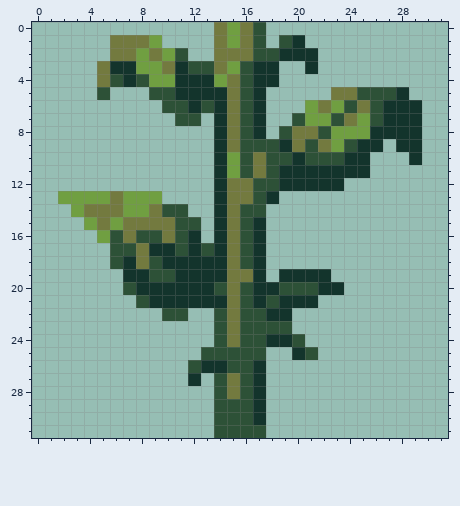
One commit to this pixel-art sprite: Medival_pack/textures/blocks/double_plant_sunflower_bottom.png. The picture above was drawn from the file before the commit.
The file is 32x32 pixels.
And afterwards:
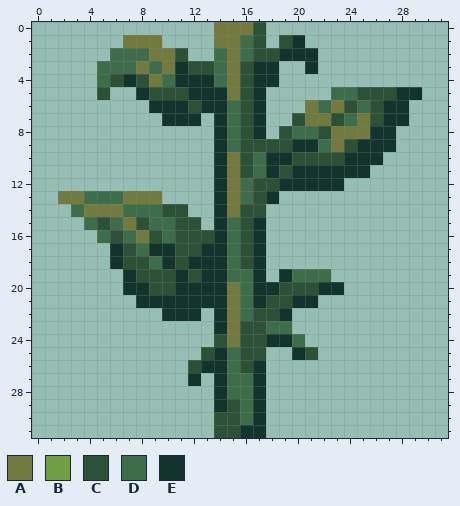
Palette (. is transparent): A #737a3f  B #709f41  C #2d5137  D #3d6d4a  E #13342c
From old to new:
@@ x 0..31 @@
- 0 ..............ABAC..............
- 1 ......AAAB....ABAC.CE...........
- 2 ......AABABC..AAACCEEE..........
- 3 .....AEEBBAECCABCEE..E..........
- 4 .....ACECBBEEEBACEE.............
- 5 .....C...CCEEEEACE.....AACCCE...
- 6 ..........CCECEACE...BABCACEEE..
- 7 ...........CC.EACE..CBBCABCEEE..
- 8 ..............EACE.CAACBBBEEEE..
- 9 ..............EACCCEACABCEE.EE..
-10 ..............EBCACCECCCEE...E..
-11 ..............EBCACEEEEEEE......
-12 ..............EAACCEEEEE........
-13 ..BBBBABBB....EAACE.............
-14 ...BAAABBACC..EACC..............
-15 ....BABAAAACC.EACE..............
-16 .....BCACCACE.EACE..............
-17 ......CCAEECECEACE..............
-18 ......CEACEEEEEACE..............
-19 .......EECCEEEEAAE.EEEE.........
-20 .......CEEEEEECACEECCCEE........
-21 ........CEEEEEEACECEEE..........
-22 ..........CC..CACCEE............
-23 ..............CACCCC............
-24 ..............CACCEEC...........
-25 .............CCCCC..EC..........
-26 ............CEECCE..............
-27 ............E.CACE..............
-28 ..............CACE..............
-29 ..............CCCE..............
-30 ..............CCCE..............
-31 ..............CCCC..............
+ 0 ..............AAAC..............
+ 1 .......AAA....AADC.CE...........
+ 2 ......DDDAAC..DADCCEEE..........
+ 3 .....DDDADAECCDACEE..E..........
+ 4 .....DCECADEEEDACEE.............
+ 5 .....C..ECCCEEEACE.....DDCCCEE..
+ 6 .........EEECEEDCE...ADACDCEE...
+ 7 ..........EEE.EDCE..CAACDACEE...
+ 8 ..............EDCE.CDDCAAAEE....
+ 9 ..............EDCCCCEEDACEEE....
+10 ..............EACDEECCCCEEE.....
+11 ..............EACDECEEEEEE......
+12 ..............EADCCEEEEE........
+13 ..AADDDAAA....EADCE.............
+14 ...DAAADDDCC..EACC..............
+15 ....DCDACDDCC.EDCE..............
+16 .....DCDACDCCCEDCE..............
+17 ......ECDEECCEEDCE..............
+18 ......ECCDECEEEDCE..............
+19 .......ECCCECEEDDE.EDDD.........
+20 .......EECCEEEEADEECCCEE........
+21 ........EEEEEEEADECCEE..........
+22 ..........EEE.EADCCE............
+23 ..............EACCDD............
+24 ..............CACCEED...........
+25 .............CEDCC..EC..........
+26 ............CEEDCE..............
+27 ............E.EDDE..............
+28 ..............EDDE..............
+29 ..............ECDE..............
+30 ..............CCDE..............
+31 ..............CCEE..............
Boxes around the changes in both pictures, in picture pixels (x1, y1, x2, y2):
changed: (58, 22, 422, 438)
